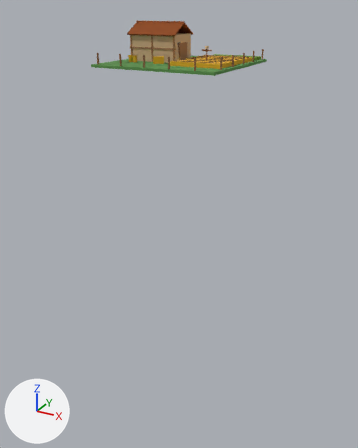
An edit to the glTF model public/models/buildings/farm.glb, drawn before and after from the same camera.
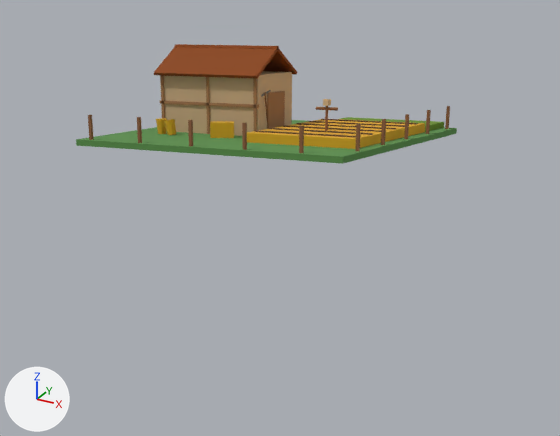
The first picture shows the older version from a 50 mm lens placed at (19.1, -35.5, 3.9), pointed at (-1.0, 1.2, -14.4). The close-ups show the older and then the newer version on the part from 16% to 88% of the width and 0% to 45% of the height of that picture. Only the edits that show in the close-ups are written down. The lights are fixed; the arrows at lower left show +X, +Y and +Z. Where no turn or scale is listed for an object, it has been applied to the vertices.

The first close-up shows 'BarnDoor', 'Farmhouse', 'FencePostSide', 'FieldGrowing', 'FieldRipe', 'Ground', 'RoofBack', 'RoofFront' and 26 more.
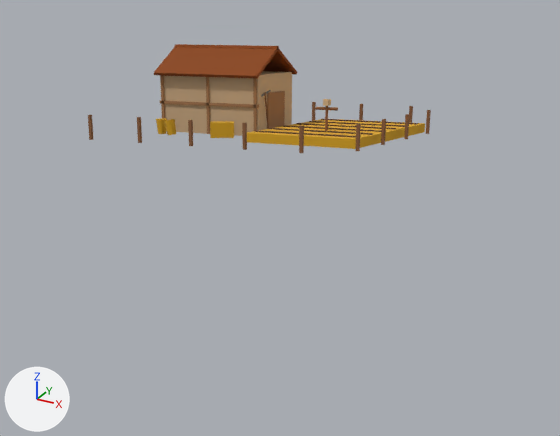
Boxes [x1, y1, x2, y2] around the edits, measured in the close-ups (560 x 436 px):
'Ground', deleted (green): before [76, 120, 457, 164]
'FieldGrowing', deleted: before [341, 117, 444, 132]
'FencePostSide', moved (not visible afterwards): before [445, 106, 450, 129]
'FencePostBack.007', added: after [312, 102, 316, 121]

What changed in the scene script:
```text
Add me_mesh_31_012:
    me_mesh_31_012.from_pydata(...)  # a box spanning x -0.05..0.05, y -0.05..0.05, z -0.4..0.4
    me_mesh_31_012.materials.append(mat_material_26)  # brown #8b5e3c
Add me_mesh_29_012:
    me_mesh_29_012.from_pydata(...)  # a box spanning x -0.05..0.05, y -0.05..0.05, z -0.4..0.4
    me_mesh_29_012.materials.append(mat_material_25)  # brown #8b5e3c
Add me_mesh_27_012:
    me_mesh_27_012.from_pydata(...)  # a box spanning x -0.05..0.05, y -0.05..0.05, z -0.4..0.4
    me_mesh_27_012.materials.append(mat_material_24)  # brown #8b5e3c
Remove ob_ground:
    ob_ground = bpy.data.objects.new('Ground', me_mesh_0)
    ob_ground.location = (0.0, 0.0, -0.1)
Remove ob_fieldgrowing:
    ob_fieldgrowing = bpy.data.objects.new('FieldGrowing', me_mesh_10)
    ob_fieldgrowing.location = (2.5, 4.0, 0.1)
Change ob_fencepostside:
    ob_fencepostside.location: (4.8, 4.5, 0.4) -> (-4.43, 3.91, 0.4)
Add ob_fencepostback_009:
    ob_fencepostback_009 = bpy.data.objects.new('FencePostBack.009', me_mesh_31_012)
    ob_fencepostback_009.location = (3.57, 3.91, 0.4)
Add ob_fencepostback_008:
    ob_fencepostback_008 = bpy.data.objects.new('FencePostBack.008', me_mesh_29_012)
    ob_fencepostback_008.location = (1.57, 3.91, 0.4)
Add ob_fencepostback_007:
    ob_fencepostback_007 = bpy.data.objects.new('FencePostBack.007', me_mesh_27_012)
    ob_fencepostback_007.location = (-0.43, 3.91, 0.4)
```
